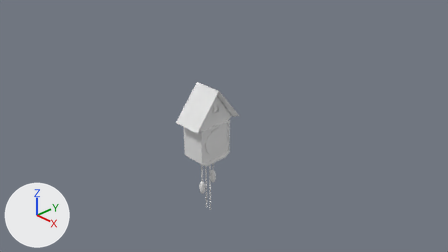
The Blender file models/simple_wooden_wall_clock.blend as it was, and as the next commit left it.
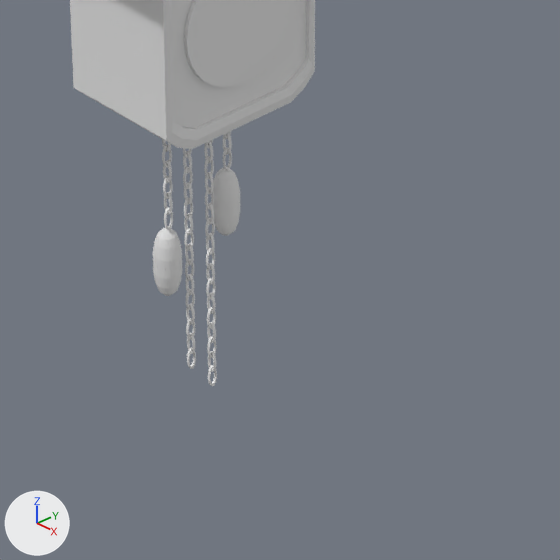
There are two pictures of each version: one from the file's camera 'Camera', one close up on the part from 38% to 61% of the width and 55% to 96% of the height. Every picture has the same lights, and +X, +Y and +Z are marked at lower left.
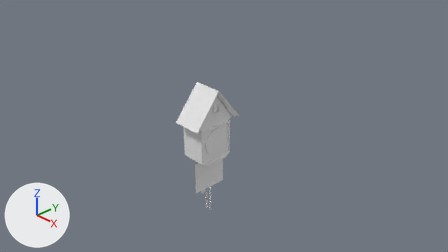
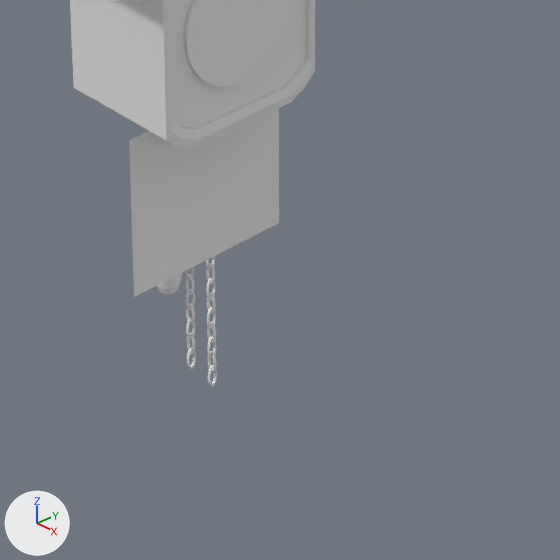
The newer file is also turned or shifted as a whole; pictures and numbers use the older file's frame.

The change, as a diff of the scene's bpy script:
```diff
--- a/models/simple_wooden_wall_clock.blend.py
+++ b/models/simple_wooden_wall_clock.blend.py
@@ me_circle_043 @@
 me_circle_043.from_pydata(...)  # 7199 vertices, 4123 faces, 7 loose edges; spans x -21.7..9.0, y -5.9..5.8, z -2.9..3.7
 # used by ob_circle_043; location = (0.022, 0.003, -0.962); rotation_euler = (0.0, 1.571, 0.0), in degrees (0, 90, 0); scale = (0.109, 0.109, 0.109)
 # verts and faces of me_circle_043; kept vertices keep their numbers, new ones are numbered from 7199
+# me_circle_043 part 1
+verts[7199] = (-5.3, -4.0, 0.5)  # pixel (129, 140)
+verts[7200] = (2.0, -4.0, 0.5)  # pixel (134, 297)
+verts[7201] = (-5.3, 4.0, 0.5)
+verts[7202] = (2.0, 4.0, 0.5)  # pixel (279, 223)
+faces += [(7199, 7200, 7202, 7201)]
 me_circle_043.materials.append(mat_material)
```

What differs and where, as boxes [x1, y1, x2, y2] in the close-ups (560 x 560 px):
part 1 of me_circle_043, added
    after: [129, 108, 279, 297]
